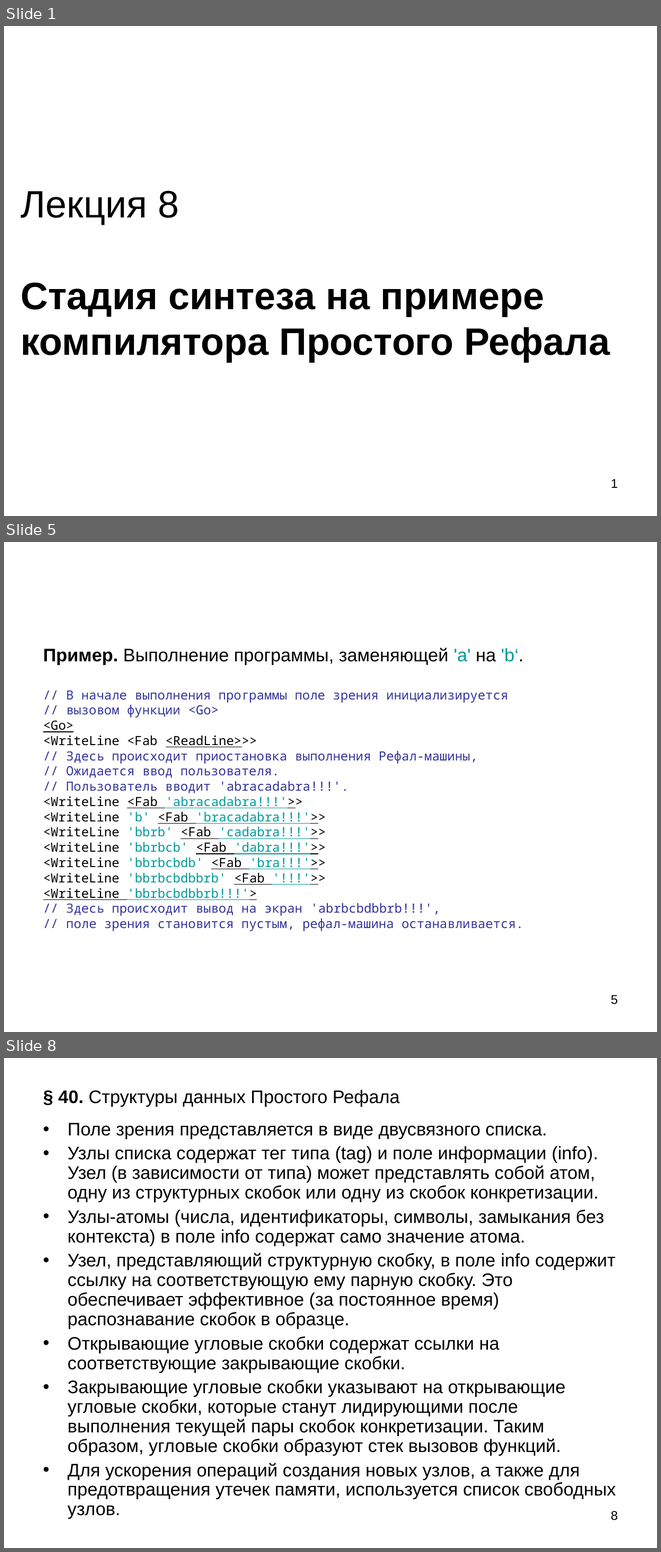
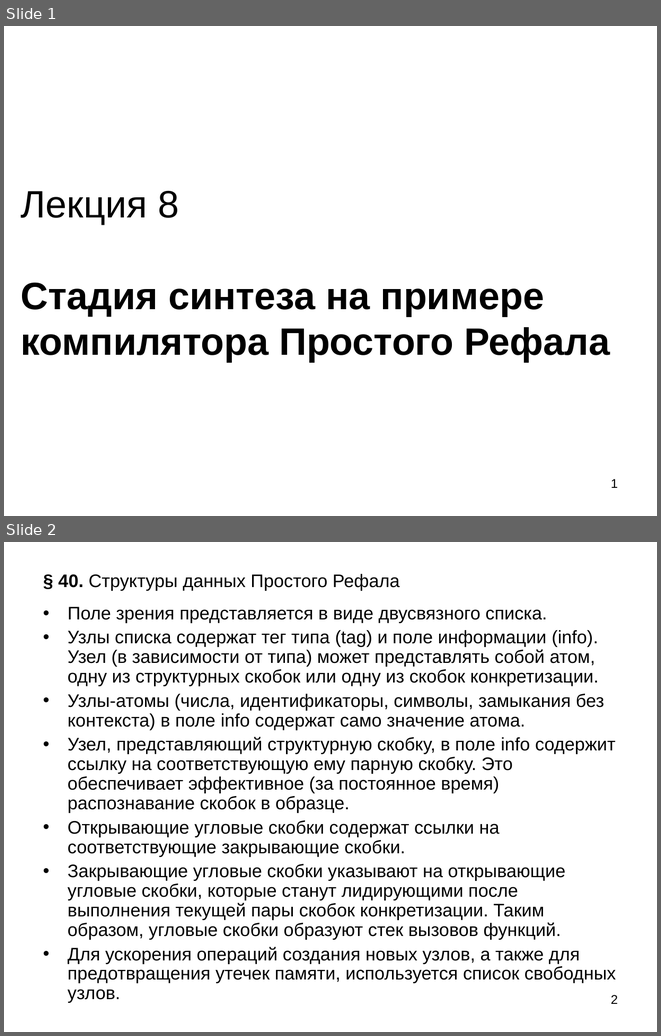
Before and after one commit to Mazdaywik/Refal-05, a slide deck: doc/Компилятор Простого Рефала.ppt. Shown one above the other, each under a label of ours: slides 1, 5 and 8 before the commit, slides 1 and 2 after it; the slides between them are not shown. The pictures are 661x1552 and 661x1036 pixels, drawn with LibreOffice and Linux fonts; fonts in the diff are those of the drawing. Boxes give left, top, right and bottom in pixels: in the first picture for what was removed or moved away, otherwise in the second. Text is boxed around its words. In the diff, an @@ line names an element or a change of style, - is before the commit and + after.

```diff
--- a/doc/Компилятор Простого Рефала.ppt
+++ b/doc/Компилятор Простого Рефала.ppt
@@ slide 5 removed at bbox=[4, 542, 657, 1032], background #FFFFFF @@
@@ title removed at bbox=[43, 647, 524, 931] @@
-Пример. Выполнение программы, заменяющей 'a' на 'b‘.
-// В начале выполнения программы поле зрения инициализируется
-// вызовом функции <Go>
-<Go>
-<WriteLine <Fab <ReadLine>>>
-// Здесь происходит приостановка выполнения Рефал-машины,
-// Ожидается ввод пользователя.
-// Пользователь вводит 'abracadabra!!!'.
-<WriteLine <Fab 'abracadabra!!!'>>
-<WriteLine 'b' <Fab 'bracadabra!!!'>>
-<WriteLine 'bbrb' <Fab 'cadabra!!!'>>
-<WriteLine 'bbrbcb' <Fab 'dabra!!!'>>
-<WriteLine 'bbrbcbdb' <Fab 'bra!!!'>>
-<WriteLine 'bbrbcbdbbrb' <Fab '!!!'>>
-<WriteLine 'bbrbcbdbbrb!!!'>
-// Здесь происходит вывод на экран 'abrbcbdbbrb!!!',
-// поле зрения становится пустым, рефал-машина останавливается.
@@ page number removed at bbox=[611, 995, 618, 1004] @@
-5
@@ what was slide 8 is now slide 2 @@
@@ page number at bbox=[611, 995, 618, 1004]: text changed @@
-8
+2
```
Also in this commit, not shown: 1 slide changed, 13 other slides removed.
